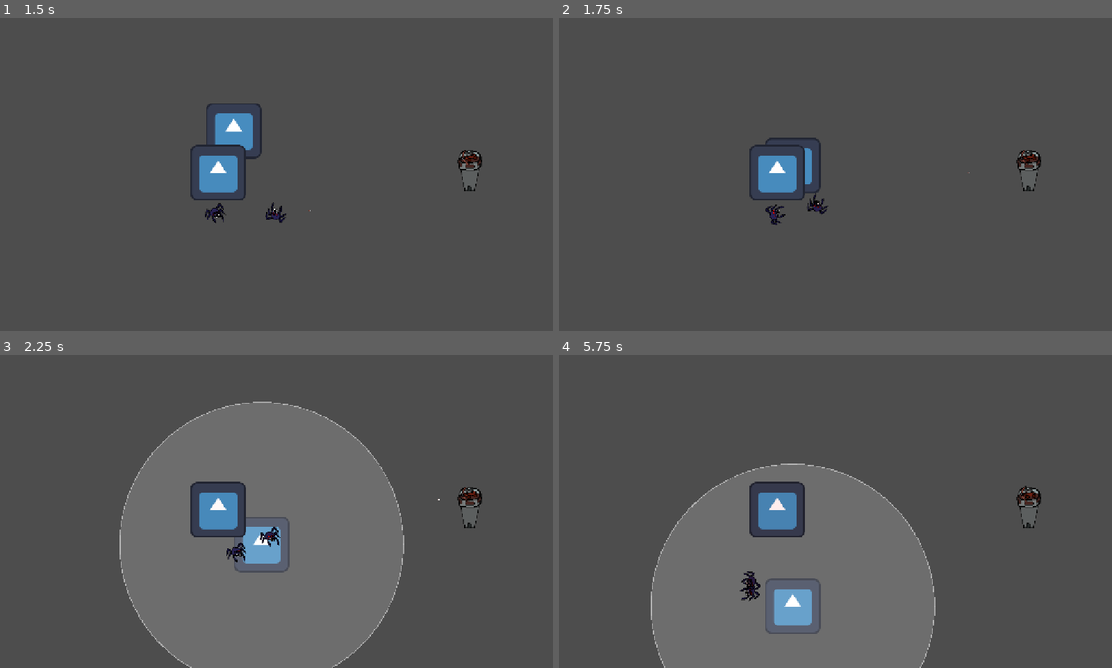
Above: before the commit, frames 1-4 (two rows, left to right).
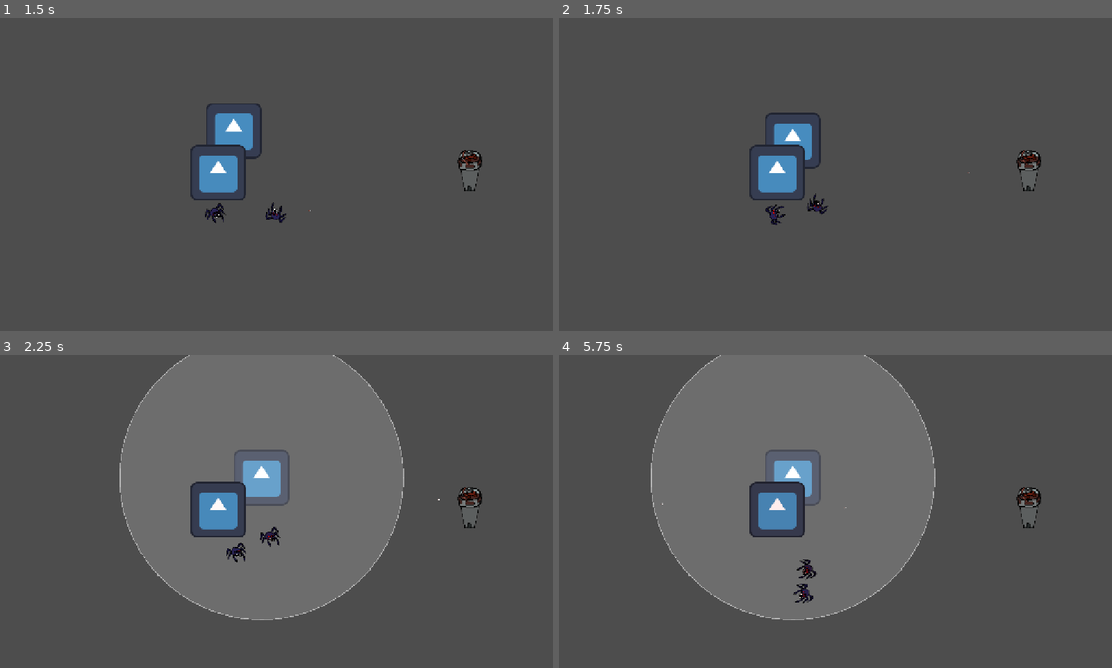
Above: after the commit, the same moments.

Repository: ternaryCat/ldjam59
Game: Godot game, scene res://components/level.tscn
The game is run twice, just before and just after one commit, with the same random seed, the same clock (stepped at 60 frames per second) and the same inputs. The engine's default icon, where the game draws it, is replaced by a stand-in: a white triangle on a blue panel in a dark square.
Inputs:
- Up to frame 1 (1.5 s): hold D (right) 0.53-1.28 s; hold Space (activate) 0.53-1.28 s; tap W (top) at 0.8, 1.35 s; hold S (down) from 1.28 s (still down)
- Up to frame 2 (1.75 s): keep holding S (down); tap Space (activate) at 1.55 s
- Up to frame 3 (2.25 s): release S (down) at 2.03 s; hold D (right) from 2.03 s (still down); hold Space (activate) from 2.03 s (still down)
- Up to frame 4 (5.75 s): tap W (top) at 2.3, 2.85, 3.8, 4.35, 5.3 s; release Space (activate) at 2.78 s; tap Space (activate) at 3.05, 4.55 s; release D (right) at 3.53 s; hold Space (activate) 3.53-4.28 s; hold A (left) 3.53-5.03 s; hold S (down) from 5.03 s (still down); hold Space (activate) from 5.03 s (still down)

Frame 1 is identical in both runs. In frame 2, 0.8% of the frame differs, in the area x 37-48%, y 30-56%; in frame 3, 22%; in frame 4, 33%, in the area x 16-87%, y 0-100%.

Commit message:
add pysical collisions

Diff:
--- a/components/level/building.gd
+++ b/components/level/building.gd
@@ -1,4 +1,4 @@
-extends Sprite2D
+extends StaticBody2D
 
 @export var max_hp: int = 100
 
@@ -6,6 +6,8 @@
 const DEAD_COLOR: Color = Color(1, 0.2, 0.2)
 
 var _hp: int
+
+@onready var _sprite: Sprite2D = $sprite
 
 
 func _ready() -> void:
@@ -19,4 +21,4 @@
 		queue_free()
 		return
 	var t := 1.0 - float(_hp) / float(max_hp)
-	modulate = HEALTHY_COLOR.lerp(DEAD_COLOR, t)
+	_sprite.modulate = HEALTHY_COLOR.lerp(DEAD_COLOR, t)
--- a/components/level/building.tscn
+++ b/components/level/building.tscn
@@ -3,12 +3,22 @@
 [ext_resource type="Texture2D" uid="uid://cvxbsh0y4gur7" path="res://icon.svg" id="1_jjmsg"]
 [ext_resource type="Script" path="res://components/level/building.gd" id="2_bld01"]
 
+[sub_resource type="CircleShape2D" id="CircleShape2D_body"]
+radius = 50.0
+
 [sub_resource type="CircleShape2D" id="CircleShape2D_wiuyy"]
 radius = 69.72087
 
-[node name="building" type="Sprite2D" unique_id=1782493252]
+[node name="building" type="StaticBody2D" unique_id=1782493252]
+collision_layer = 32
+collision_mask = 32
+script = ExtResource("2_bld01")
+
+[node name="sprite" type="Sprite2D" parent="."]
 texture = ExtResource("1_jjmsg")
-script = ExtResource("2_bld01")
+
+[node name="body_shape" type="CollisionShape2D" parent="."]
+shape = SubResource("CircleShape2D_body")
 
 [node name="collision" type="Area2D" parent="." unique_id=1978180802]
 collision_layer = 17
--- a/components/level/enemy.gd
+++ b/components/level/enemy.gd
@@ -1,4 +1,4 @@
-extends AnimatedSprite2D
+extends CharacterBody2D
 
 @export var speed: float = 260.0
 @export var max_hp: int = 100
@@ -13,6 +13,7 @@
 var _buildings_in_range: Array[Node2D] = []
 var _attack_cooldown: float = 0.0
 
+@onready var _sprite: AnimatedSprite2D = $sprite
 @onready var _collision: Area2D = $collision
 
 
@@ -25,11 +26,13 @@
 func _physics_process(delta: float) -> void:
 	_attack_cooldown -= delta
 	_cleanup_buildings()
-	if _in_field and Input.is_action_pressed("activate"):
-		_follow_player_input(delta)
-		return
-	_attack_touching_building()
-	_advance_to_nearest_building(delta)
+	var direction := _desired_direction()
+	velocity = direction * speed
+	move_and_slide()
+	if direction != Vector2.ZERO:
+		rotation = direction.angle()
+	if not (_in_field and Input.is_action_pressed("activate")):
+		_attack_touching_building()
 
 
 func take_damage(amount: int) -> void:
@@ -38,29 +41,21 @@
 		queue_free()
 		return
 	var t := 1.0 - float(_hp) / float(max_hp)
-	modulate = HEALTHY_COLOR.lerp(DEAD_COLOR, t)
+	_sprite.modulate = HEALTHY_COLOR.lerp(DEAD_COLOR, t)
 
 
-func _follow_player_input(delta: float) -> void:
-	var direction := Input.get_vector("left", "right", "top", "down")
-	if direction == Vector2.ZERO:
-		return
-	position += direction * speed * delta
-	rotation = direction.angle()
-
-
-func _advance_to_nearest_building(delta: float) -> void:
+func _desired_direction() -> Vector2:
+	if _in_field and Input.is_action_pressed("activate"):
+		return Input.get_vector("left", "right", "top", "down")
 	if not _buildings_in_range.is_empty():
-		return
+		return Vector2.ZERO
 	var target := _find_nearest_building()
 	if target == null:
-		return
+		return Vector2.ZERO
 	var to_target := target.global_position - global_position
 	if to_target == Vector2.ZERO:
-		return
-	var direction := to_target.normalized()
-	position += direction * speed * delta
-	rotation = direction.angle()
+		return Vector2.ZERO
+	return to_target.normalized()
 
 
 func _attack_touching_building() -> void:
--- a/components/level/enemy.tscn
+++ b/components/level/enemy.tscn
@@ -19,13 +19,23 @@
 "speed": 5.0
 }]
 
+[sub_resource type="CircleShape2D" id="CircleShape2D_body"]
+radius = 20.0
+
 [sub_resource type="CircleShape2D" id="CircleShape2D_aq6n6"]
 radius = 28.01785
 
-[node name="enemy" type="AnimatedSprite2D" unique_id=408884908]
+[node name="enemy" type="CharacterBody2D" unique_id=408884908]
+collision_layer = 32
+collision_mask = 32
+script = ExtResource("2_m8og6")
+
+[node name="sprite" type="AnimatedSprite2D" parent="."]
 sprite_frames = SubResource("SpriteFrames_ck80t")
 animation = &"idle"
-script = ExtResource("2_m8og6")
+
+[node name="body_shape" type="CollisionShape2D" parent="."]
+shape = SubResource("CircleShape2D_body")
 
 [node name="collision" type="Area2D" parent="." unique_id=2858423]
 collision_layer = 5
--- a/components/level/player.gd
+++ b/components/level/player.gd
@@ -1,8 +1,9 @@
-extends Sprite2D
+extends CharacterBody2D
 
 @export var speed: float = 320.0
 
 
 func _physics_process(delta: float) -> void:
 	var direction := Input.get_vector("left", "right", "top", "down")
-	position += direction * speed * delta
+	velocity = direction * speed
+	move_and_slide()
--- a/components/level/player.tscn
+++ b/components/level/player.tscn
@@ -3,11 +3,21 @@
 [ext_resource type="Texture2D" uid="uid://cvxbsh0y4gur7" path="res://icon.svg" id="1_d7wyv"]
 [ext_resource type="Script" uid="uid://cp0ass2c5bqyc" path="res://components/level/signal_area.gd" id="2_sigar"]
 
+[sub_resource type="CircleShape2D" id="CircleShape2D_body"]
+radius = 32.0
+
 [sub_resource type="CircleShape2D" id="CircleShape2D_d7wyv"]
 radius = 327.0
 
-[node name="player" type="Sprite2D" unique_id=510700806]
+[node name="player" type="CharacterBody2D" unique_id=510700806]
+collision_layer = 32
+collision_mask = 32
+
+[node name="sprite" type="Sprite2D" parent="."]
 texture = ExtResource("1_d7wyv")
+
+[node name="body_shape" type="CollisionShape2D" parent="."]
+shape = SubResource("CircleShape2D_body")
 
 [node name="signal_area" type="Area2D" parent="." unique_id=1013841445]
 collision_layer = 2
--- a/components/level/tower.tscn
+++ b/components/level/tower.tscn
@@ -7,8 +7,19 @@
 [sub_resource type="CircleShape2D" id="CircleShape2D_ovbxm"]
 radius = 497.00003
 
+[sub_resource type="CircleShape2D" id="CircleShape2D_tower_body"]
+radius = 40.0
+
 [node name="tower" type="Node2D" unique_id=781497971]
 script = ExtResource("2_ovbxm")
+
+[node name="body" type="StaticBody2D" parent="."]
+position = Vector2(0, -50)
+collision_layer = 32
+collision_mask = 32
+
+[node name="body_shape" type="CollisionShape2D" parent="body"]
+shape = SubResource("CircleShape2D_tower_body")
 
 [node name="vision" type="Area2D" parent="." unique_id=508446376]
 position = Vector2(2, -77)
